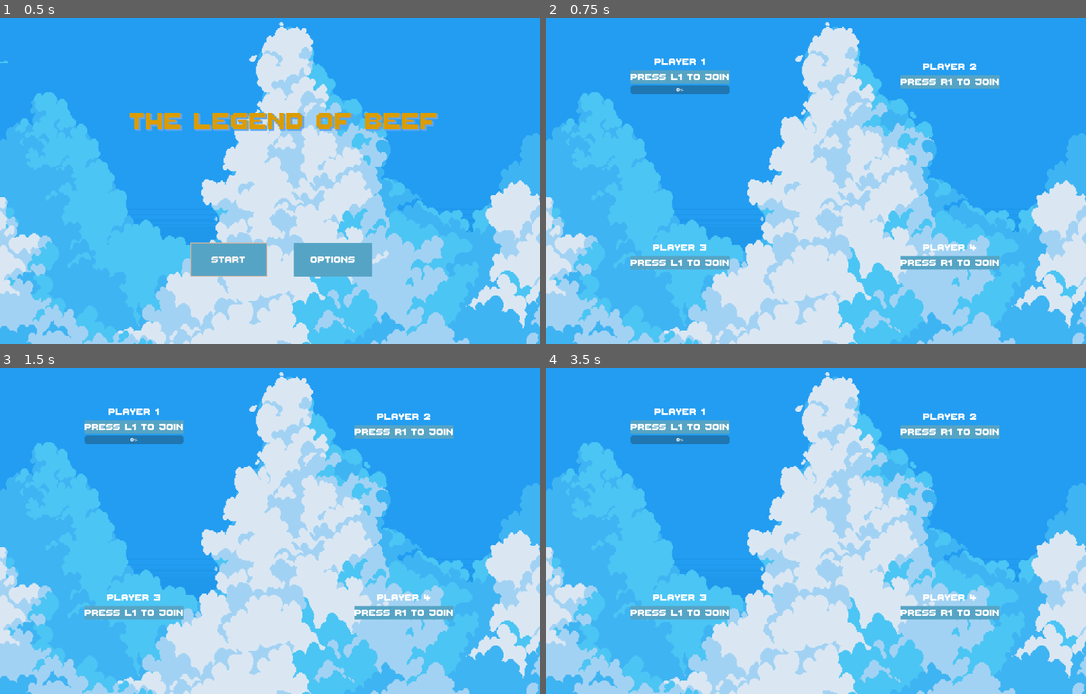
Above: before the commit, frames 1-4 (two rows, left to right).
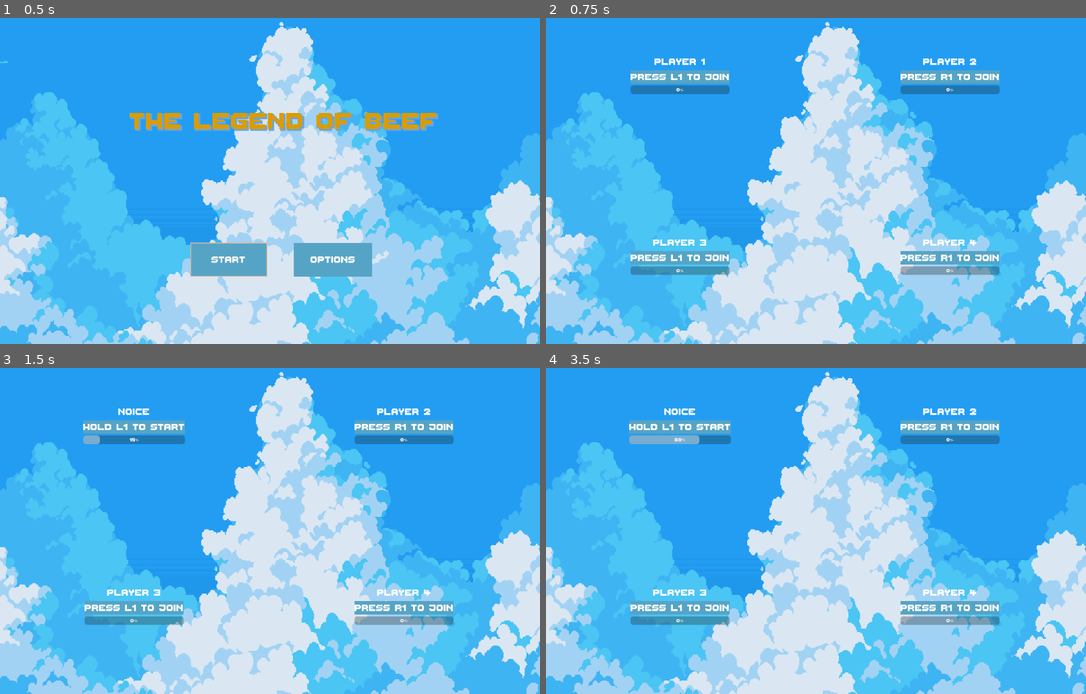
Above: after the commit, the same moments.

Repository: RomanWendlinger/the-legend-of-beef
Game: Godot game, scene res://gui_elements/main_menu.tscn
The game is run twice, just before and just after one commit, with the same random seed, the same clock (stepped at 60 frames per second) and the same inputs.
Inputs:
- Up to frame 1 (0.5 s): no input
- Up to frame 2 (0.75 s): click "Start" at 0.5 s
- Up to frame 3 (1.5 s): tap L at 1.25 s; hold Right (P1 stick right, bound only after the commit) from 1.28 s (still down); hold A (P1 button 1, bound only after the commit) from 1.28 s (still down)
- Up to frame 4 (3.5 s): tap L at 2, 2.75 s; release Right (P1 stick right, bound only after the commit) at 2.03 s; release A (P1 button 1, bound only after the commit) at 2.03 s; hold Down (P1 stick down, bound only after the commit) 2.03-2.78 s; tap A (P1 button 1, bound only after the commit) at 2.1 s; hold Right (P1 stick right, bound only after the commit) from 2.78 s (still down); hold A (P1 button 1, bound only after the commit) from 2.78 s (still down)

Frame 1 is identical in both runs. In frame 2, 4.0% of the frame differs, in the area x 15-84%, y 12-79%; in frame 3, 4.4%; in frame 4, 4.7%.

Commit message:
player input handling; renderer change
changed player manager input handling.
added debug keyboard input for development;
changed renderer method to compatiillity cause laptop sucks

Diff:
--- a/global_scripts/player_manager.gd
+++ b/global_scripts/player_manager.gd
@@ -2,6 +2,16 @@
 
 # max 4 players
 # every player has a corner for their stats?
+# Stats needed?
+# create internal class?
+# - Health
+# - Weapons array
+# - some timeouts ?
+# - spawner function
+# - state mask (dead/alive/tumble/invincible/rolling?)
+# - is_active bool
+# - Voting state
+#
 
 var player1_active := false
 var player2_active := false
--- a/gui_elements/main_menu.tscn
+++ b/gui_elements/main_menu.tscn
@@ -2,7 +2,7 @@
 
 [ext_resource type="PackedScene" uid="uid://cs16bg3i2gt8h" path="res://assets/cloud_background.tscn" id="1_pi5gf"]
 [ext_resource type="Script" path="res://assets/cloud_background.gd" id="2_1lffc"]
-[ext_resource type="Script" path="res://start_button.gd" id="2_bs8sx"]
+[ext_resource type="Script" path="res://gui_elements/start_button.gd" id="2_bs8sx"]
 [ext_resource type="Theme" uid="uid://bdphv6f7bl5o1" path="res://theme/theme.tres" id="5_is0wl"]
 
 [node name="MainMenu" type="Control"]
--- a/gui_elements/player_select.gd
+++ /dev/null
@@ -1,64 +0,0 @@
-extends Control
-
-@export var hold_timer := 3.0
-
-var p1label: Label
-var p1PressLabel: Label
-var p1ProgressBar: ProgressBar
-var p1Timer: Timer
-
-# Called when the node enters the scene tree for the first time.
-func _ready() -> void:
-	p1label = $VBoxContainer/row/col1/row1/VBoxContainer/Label1
-	p1PressLabel = $VBoxContainer/row/col1/row1/VBoxContainer/PressLabel1
-	p1ProgressBar = $VBoxContainer/row/col1/row1/VBoxContainer/ProgressBar1
-
-func _input(event: InputEvent) -> void:
-	print("P1 button 1 ", Input.is_action_pressed("P1 button 1"))
-	if Input.is_action_pressed("P1 button 1"):
-		if PlayerManager.player1_active:
-			# hold to play mechanic
-			#timer already running?
-			if p1Timer and not p1Timer.is_stopped():
-				print("timer already running")
-				pass
-			else:
-				print("start timer")
-				#start timer for level start
-				p1Timer = Timer.new()
-				get_tree().root.add_child(p1Timer)
-				p1Timer.process_callback = Timer.TIMER_PROCESS_IDLE
-				p1Timer.start(hold_timer)
-				p1Timer.one_shot = true
-				p1Timer.timeout.connect(start_next_level)
-				print("p1 timer started ", p1Timer.time_left)
-		else:
-			#set it active
-			PlayerManager.set_player_active(1, true)
-			player1_ready()
-			print("player 1 active")
-	else:
-		print("no p1 button1 active ", PlayerManager.player1_active)
-		if PlayerManager.player1_active:
-			# hold to play mechanic
-			# remove timer
-			print("p1timer ", p1Timer)
-			if p1Timer:
-				print("timer stoped")
-				p1Timer.stop()
-				p1ProgressBar.value = 0
-
-
-func player1_ready() -> void:
-	p1PressLabel.text = "hold L1 to start"
-	p1label.text = "NOICE"
-
-func start_next_level() -> void:
-	print("NEW SCENE!")
-	SceneSwitcher.switch_scene("res://level/map1.tscn")
-
-func _process(delta: float) -> void:
-	if p1Timer and not p1Timer.is_stopped():
-		var progress = (hold_timer - p1Timer.time_left) / hold_timer * 100
-		print("PROGRESS: ", progress)
-		p1ProgressBar.value = progress
--- /dev/null
+++ b/gui_elements/player_select_screen.gd
@@ -0,0 +1,88 @@
+extends Control
+
+@export var hold_timer := 1.0
+
+var timerArray: Array[Timer]
+# Player stuff
+var p1Label: Label
+var p1PressLabel: Label
+var p1ProgressBar: ProgressBar
+
+var p2Label: Label
+var p2PressLabel: Label
+var p2ProgressBar: ProgressBar
+
+var p3Label: Label
+var p3PressLabel: Label
+var p3ProgressBar: ProgressBar
+
+var p4Label: Label
+var p4PressLabel: Label
+var p4ProgressBar: ProgressBar
+# Called when the node enters the scene tree for the first time.
+func _ready() -> void:
+	p1Label = $VBoxContainer/row/col1/row1/VBoxContainer/Label1
+	p1PressLabel = $VBoxContainer/row/col1/row1/VBoxContainer/PressLabel1
+	p1ProgressBar = $VBoxContainer/row/col1/row1/VBoxContainer/ProgressBar1
+
+	p2Label = $VBoxContainer/row/col2/row1/VBoxContainer/Label2
+	p2PressLabel = $VBoxContainer/row/col2/row1/VBoxContainer/PressLabel2
+	p2ProgressBar = $VBoxContainer/row/col2/row1/VBoxContainer/ProgressBar2
+
+	p3Label = $VBoxContainer/row2/col1/row1/VBoxContainer/Label3
+	p3PressLabel = $VBoxContainer/row2/col1/row1/VBoxContainer/PressLabel3
+	p3ProgressBar = $VBoxContainer/row2/col1/row1/VBoxContainer/ProgressBar3
+
+	p4Label = $VBoxContainer/row2/col2/row1/VBoxContainer/Label4
+	p4PressLabel = $VBoxContainer/row2/col2/row1/VBoxContainer/PressLabel4
+	p4ProgressBar = $VBoxContainer/row2/col2/row1/VBoxContainer/ProgressBar4
+
+	timerArray.resize(5)
+
+func _input(event: InputEvent) -> void:
+	#handle player 1 input
+	manage_button_actions(1)
+
+
+func player1_ready(playerNumber: int, press_label: Label, text_label: Label) -> void:
+	press_label.text = "hold L1 to start"
+	text_label.text = "NOICE"
+	PlayerManager.set_player_active(playerNumber, true)
+
+func manage_button_actions(player_number: int) -> void:
+	#handle player 1 input
+	if Input.is_action_pressed("P"+str(player_number)+" button 1"):
+		if PlayerManager.get("player"+str(player_number)+"_active"):
+			# hold to play mechanic
+			#timer already running?
+			if timerArray[player_number] and not timerArray[player_number].is_stopped():
+				pass
+			else:
+				#start timer for level start
+				timerArray[player_number] = Timer.new()
+				get_tree().root.add_child(timerArray[player_number])
+				timerArray[player_number].process_callback = Timer.TIMER_PROCESS_IDLE
+				timerArray[player_number].start(hold_timer)
+				timerArray[player_number].one_shot = true
+				timerArray[player_number].timeout.connect(start_next_level)
+		else:
+			#set it active
+			player1_ready(1, p1PressLabel, p1Label)
+	else:
+		if PlayerManager.player1_active:
+			# hold to play mechanic
+			# remove timer
+			if timerArray[player_number]:
+				timerArray[player_number].stop()
+				p1ProgressBar.value = 0
+	pass
+
+func start_next_level() -> void:
+	SceneSwitcher.switch_scene("res://level/map1.tscn")
+
+func _process(delta: float) -> void:
+	for timer in timerArray:
+		if timer is Timer and not timer.is_stopped():
+			var progress = (hold_timer - timer.time_left) / hold_timer * 100
+			get("p"+str(timerArray.find(timer))+"ProgressBar").value = progress
+		pass
--- a/gui_elements/player_select.tscn
+++ b/gui_elements/player_select_screen.tscn
@@ -1,8 +1,8 @@
 [gd_scene load_steps=4 format=3 uid="uid://b2crpiul8jrni"]
 
-[ext_resource type="Script" path="res://gui_elements/player_select.gd" id="1_nfhx3"]
-[ext_resource type="StyleBox" uid="uid://db1765yg65ypq" path="res://theme/button_default.tres" id="2_3b6tj"]
-[ext_resource type="PackedScene" uid="uid://cs16bg3i2gt8h" path="res://assets/cloud_background.tscn" id="2_exube"]
+[ext_resource type="Script" path="res://gui_elements/player_select_screen.gd" id="1_wnmye"]
+[ext_resource type="StyleBox" uid="uid://db1765yg65ypq" path="res://theme/button_default.tres" id="2_mpwbx"]
+[ext_resource type="PackedScene" uid="uid://cs16bg3i2gt8h" path="res://assets/cloud_background.tscn" id="3_033st"]
 
 [node name="PlayerSelect" type="Control"]
 texture_filter = 1
@@ -12,7 +12,7 @@
 anchor_bottom = 1.0
 grow_horizontal = 2
 grow_vertical = 2
-script = ExtResource("1_nfhx3")
+script = ExtResource("1_wnmye")
 
 [node name="VBoxContainer" type="VBoxContainer" parent="."]
 z_index = 1
@@ -82,9 +82,12 @@
 texture_filter = 1
 layout_mode = 2
 theme_override_font_sizes/font_size = 32
-theme_override_styles/normal = ExtResource("2_3b6tj")
+theme_override_styles/normal = ExtResource("2_mpwbx")
 text = "Press R1 to join"
 horizontal_alignment = 1
+
+[node name="ProgressBar2" type="ProgressBar" parent="VBoxContainer/row/col2/row1/VBoxContainer"]
+layout_mode = 2
 
 [node name="row2" type="HBoxContainer" parent="VBoxContainer"]
 layout_mode = 2
@@ -116,9 +119,12 @@
 texture_filter = 1
 layout_mode = 2
 theme_override_font_sizes/font_size = 32
-theme_override_styles/normal = ExtResource("2_3b6tj")
+theme_override_styles/normal = ExtResource("2_mpwbx")
 text = "Press L1 to join"
 horizontal_alignment = 1
+
+[node name="ProgressBar3" type="ProgressBar" parent="VBoxContainer/row2/col1/row1/VBoxContainer"]
+layout_mode = 2
 
 [node name="col2" type="HBoxContainer" parent="VBoxContainer/row2"]
 layout_direction = 2
@@ -146,8 +152,11 @@
 texture_filter = 1
 layout_mode = 2
 theme_override_font_sizes/font_size = 32
-theme_override_styles/normal = ExtResource("2_3b6tj")
+theme_override_styles/normal = ExtResource("2_mpwbx")
 text = "Press R1 to join"
 horizontal_alignment = 1
 
-[node name="AnimationPlayer" parent="." instance=ExtResource("2_exube")]
+[node name="ProgressBar4" type="ProgressBar" parent="VBoxContainer/row2/col2/row1/VBoxContainer"]
+layout_mode = 2
+
+[node name="AnimationPlayer" parent="." instance=ExtResource("3_033st")]
--- a/start_button.gd
+++ b/gui_elements/start_button.gd
@@ -6,14 +6,8 @@
 	grab_focus()
 	pass # Replace with function body.
 
-
-# Called every frame. 'delta' is the elapsed time since the previous frame.
-func _process(delta: float) -> void:
-	pass
-
 func _on_pressed() -> void:
-	load_scene_with_loading_screen("res://gui_elements/player_select.tscn")
-	pass # Replace with function body.
+	load_scene_with_loading_screen("res://gui_elements/player_select_screen.tscn")
 
 func load_scene_with_loading_screen(path_to_scene: String):
 	SceneSwitcher.switch_scene(path_to_scene)
--- /dev/null
+++ b/players/player_class.gd
@@ -0,0 +1,15 @@
+extends Node
+
+class_name Player
+
+@export var max_health := 100.0
+@export var health := 100
+
+# Called when the node enters the scene tree for the first time.
+func _ready() -> void:
+	pass # Replace with function body.
+
+
+# Called every frame. 'delta' is the elapsed time since the previous frame.
+func _process(delta: float) -> void:
+	pass
--- a/project.godot
+++ b/project.godot
@@ -60,31 +60,37 @@
 "P1 stick left"={
 "deadzone": 0.1,
 "events": [Object(InputEventJoypadMotion,"resource_local_to_scene":false,"resource_name":"","device":0,"axis":0,"axis_value":-1.0,"script":null)
+, Object(InputEventKey,"resource_local_to_scene":false,"resource_name":"","device":-1,"window_id":0,"alt_pressed":false,"shift_pressed":false,"ctrl_pressed":false,"meta_pressed":false,"pressed":false,"keycode":0,"physical_keycode":4194319,"key_label":0,"unicode":0,"location":0,"echo":false,"script":null)
 ]
 }
 "P1 stick right"={
 "deadzone": 0.1,
 "events": [Object(InputEventJoypadMotion,"resource_local_to_scene":false,"resource_name":"","device":0,"axis":0,"axis_value":1.0,"script":null)
+, Object(InputEventKey,"resource_local_to_scene":false,"resource_name":"","device":-1,"window_id":0,"alt_pressed":false,"shift_pressed":false,"ctrl_pressed":false,"meta_pressed":false,"pressed":false,"keycode":0,"physical_keycode":4194321,"key_label":0,"unicode":0,"location":0,"echo":false,"script":null)
 ]
 }
 "P1 stick up"={
 "deadzone": 0.1,
 "events": [Object(InputEventJoypadMotion,"resource_local_to_scene":false,"resource_name":"","device":0,"axis":1,"axis_value":-1.0,"script":null)
+, Object(InputEventKey,"resource_local_to_scene":false,"resource_name":"","device":-1,"window_id":0,"alt_pressed":false,"shift_pressed":false,"ctrl_pressed":false,"meta_pressed":false,"pressed":false,"keycode":0,"physical_keycode":4194320,"key_label":0,"unicode":0,"location":0,"echo":false,"script":null)
 ]
 }
 "P1 stick down"={
 "deadzone": 0.1,
 "events": [Object(InputEventJoypadMotion,"resource_local_to_scene":false,"resource_name":"","device":0,"axis":1,"axis_value":1.0,"script":null)
+, Object(InputEventKey,"resource_local_to_scene":false,"resource_name":"","device":-1,"window_id":0,"alt_pressed":false,"shift_pressed":false,"ctrl_pressed":false,"meta_pressed":false,"pressed":false,"keycode":0,"physical_keycode":4194322,"key_label":0,"unicode":0,"location":0,"echo":false,"script":null)
 ]
 }
 "P1 button 1"={
 "deadzone": 0.5,
 "events": [Object(InputEventJoypadButton,"resource_local_to_scene":false,"resource_name":"","device":-1,"button_index":4,"pressure":0.0,"pressed":true,"script":null)
+, Object(InputEventKey,"resource_local_to_scene":false,"resource_name":"","device":-1,"window_id":0,"alt_pressed":false,"shift_pressed":false,"ctrl_pressed":false,"meta_pressed":false,"pressed":false,"keycode":0,"physical_keycode":65,"key_label":0,"unicode":97,"location":0,"echo":false,"script":null)
 ]
 }
 "P1 button 2"={
 "deadzone": 0.5,
 "events": [Object(InputEventJoypadMotion,"resource_local_to_scene":false,"resource_name":"","device":-1,"axis":2,"axis_value":1.0,"script":null)
+, Object(InputEventKey,"resource_local_to_scene":false,"resource_name":"","device":-1,"window_id":0,"alt_pressed":false,"shift_pressed":false,"ctrl_pressed":false,"meta_pressed":false,"pressed":false,"keycode":0,"physical_keycode":90,"key_label":0,"unicode":121,"location":0,"echo":false,"script":null)
 ]
 }
 "P2 stick left"={
@@ -126,3 +132,7 @@
 2d_physics/layer_1="Players"
 2d_physics/layer_2="Enemies"
 2d_physics/layer_3="Items"
+
+[rendering]
+
+renderer/rendering_method="gl_compatibility"
Not shown: 1 places in gui_elements/player_select_screen.tscn that only renumber resources
Not shown, changed: README.md
Not shown, added: gui_elements/pla3AF1.tmp
Not shown, added: gui_elements/pla640E.tmp
Not shown, added: gui_elements/plaBC3.tmp
